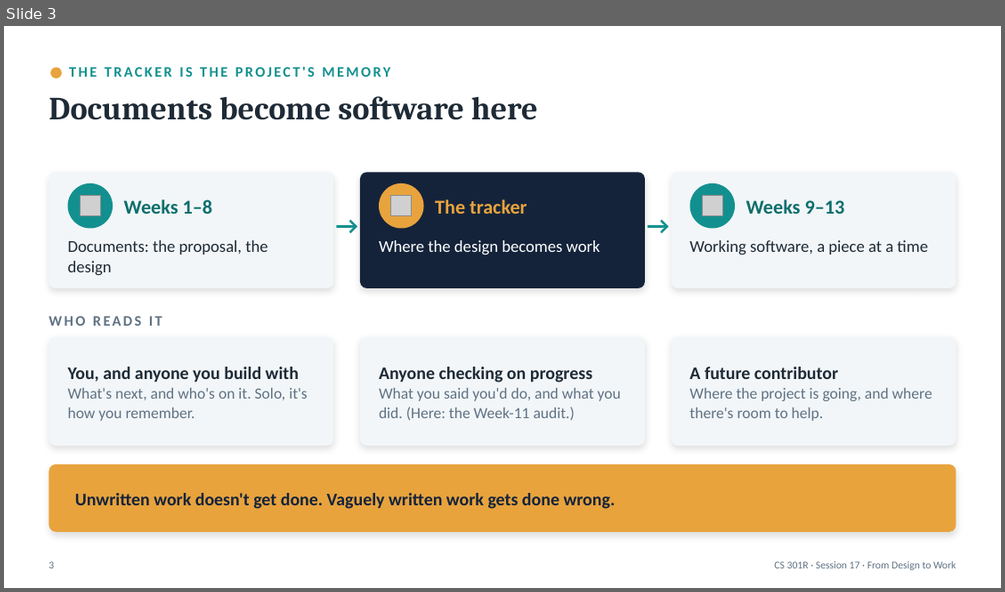
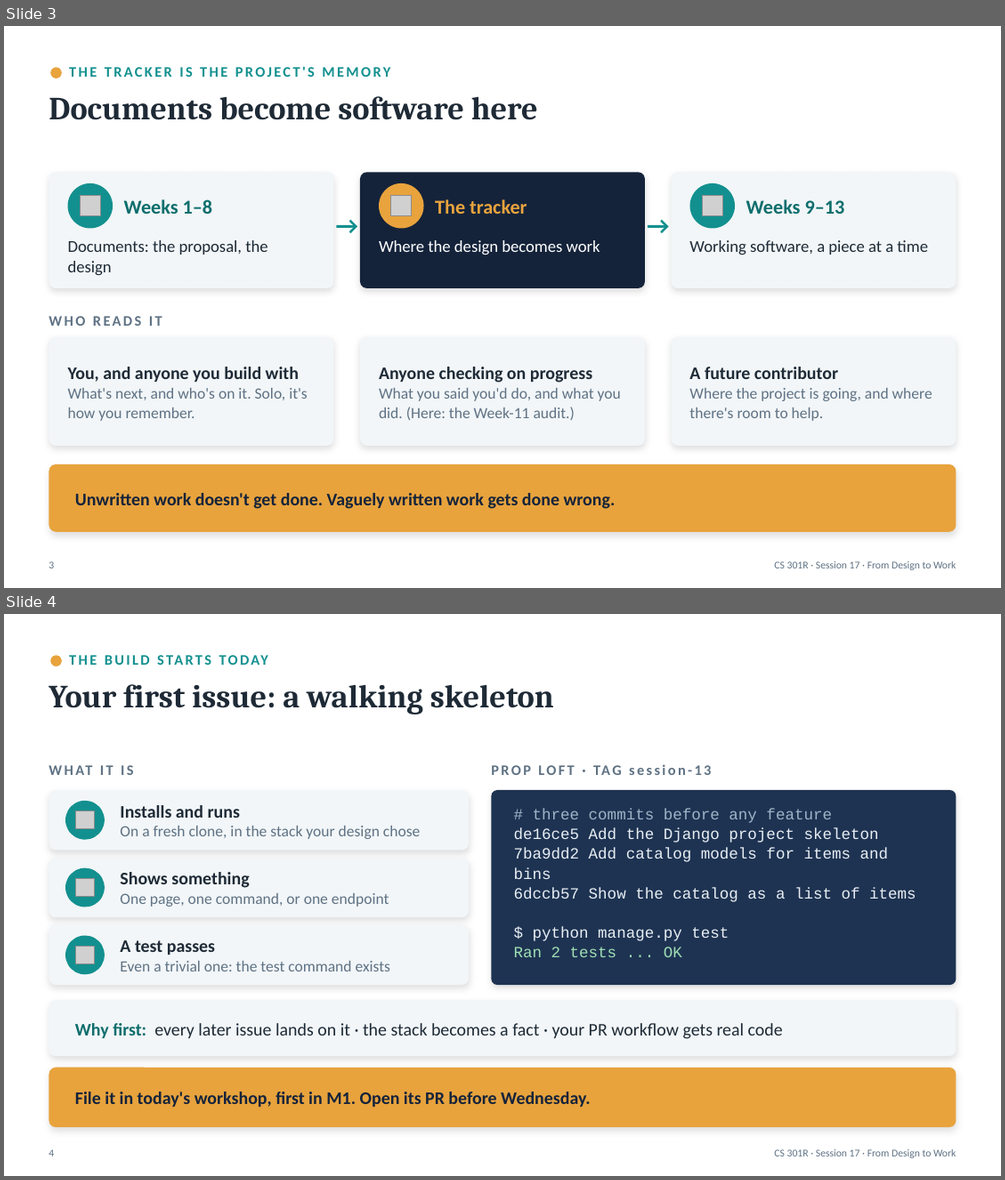
Before and after one commit to BYU-CS-Course-Ops/CS380, a slide deck: canvas_material/lectures/powerpoint/Session17-DesignToWork.pptx. Shown one above the other, each under a label of ours: slide 3 before the commit, slides 3 and 4 after it. The pictures are 1005x592 and 1005x1180 pixels, drawn with LibreOffice and Linux fonts; fonts in the diff are those of the drawing; grey boxes stand for pictures. Boxes give left, top, right and bottom in pixels: in the first picture for what was removed or moved away, otherwise in the second. Text is boxed around its words. In the diff, an @@ line names an element or a change of style, - is before the commit and + after.

```diff
--- a/canvas_material/lectures/powerpoint/Session17-DesignToWork.pptx
+++ b/canvas_material/lectures/powerpoint/Session17-DesignToWork.pptx
@@ slide 4 added at (4,614,1001,1176), background #FFFFFF @@
@@ ellipse added at (50,655,62,667), fill #E8A33D @@
@@ text added at (69,647,931,673), 14 pt, text #12908F, bold @@
+THE BUILD STARTS TODAY
@@ text added at (48,684,554,715), 31 pt, text #1E2A36, bold @@
+Your first issue: a walking skeleton
@@ text added at (49,756,469,782), 14 pt, text #5F7284, bold @@
+WHAT IT IS
@@ text added at (491,756,955,782), 14 pt, text #5F7284, bold @@
+PROP LOFT · TAG session-13
@@ rounded rectangle added at (49,790,469,850), fill #F2F6F8 @@
@@ rounded rectangle added at (491,790,955,985), fill #1E3352 @@
@@ ellipse added at (65,801,105,839), fill #12908F @@
@@ picture added at (76,811,94,829) @@
@@ text added at (120,805,420,839), 15 pt, text #5F7284 @@
+Installs and runs
+On a fresh clone, in the stack your design chose
@@ text added at (514,809,916,958), 15 pt, text #E8EEF3 @@
+# three commits before any feature
+de16ce5 Add the Django project skeleton
+7ba9dd2 Add catalog models for items and bins
+6dccb57 Show the catalog as a list of items
+$ python manage.py test
+Ran 2 tests ... OK
@@ rounded rectangle added at (49,858,469,917), fill #F2F6F8 @@
@@ ellipse added at (65,868,105,907), fill #12908F @@
@@ picture added at (76,878,94,896) @@
@@ text added at (120,893,389,907), 15 pt, text #5F7284 @@
+Shows something
+One page, one command, or one endpoint
@@ rounded rectangle added at (49,925,469,985), fill #F2F6F8 @@
@@ ellipse added at (65,935,105,974), fill #12908F @@
@@ picture added at (76,946,94,964) @@
@@ text added at (120,941,390,972), 15 pt, text #5F7284 @@
+A test passes
+Even a trivial one: the test command exists
@@ rounded rectangle added at (49,1000,955,1056), fill #F2F6F8 @@
@@ text added at (75,1023,783,1039), 17 pt, text #1E2A36 @@
+Why first: every later issue lands on it · the stack becomes a fact · your PR workflow gets real code
@@ rounded rectangle added at (49,1067,955,1128), fill #E8A33D @@
@@ text added at (75,1092,590,1107), 17 pt, text #14233A, bold @@
+File it in today's workshop, first in M1. Open its PR before Wednesday.
@@ text added at (48,1150,54,1157), 10 pt, text #5F7284 @@
+4
@@ text added at (774,1150,955,1159), 10 pt, text #5F7284 @@
+CS 301R · Session 17 · From Design to Work
```
Also in this commit, not shown: 20 slides changed, 27 other files.
